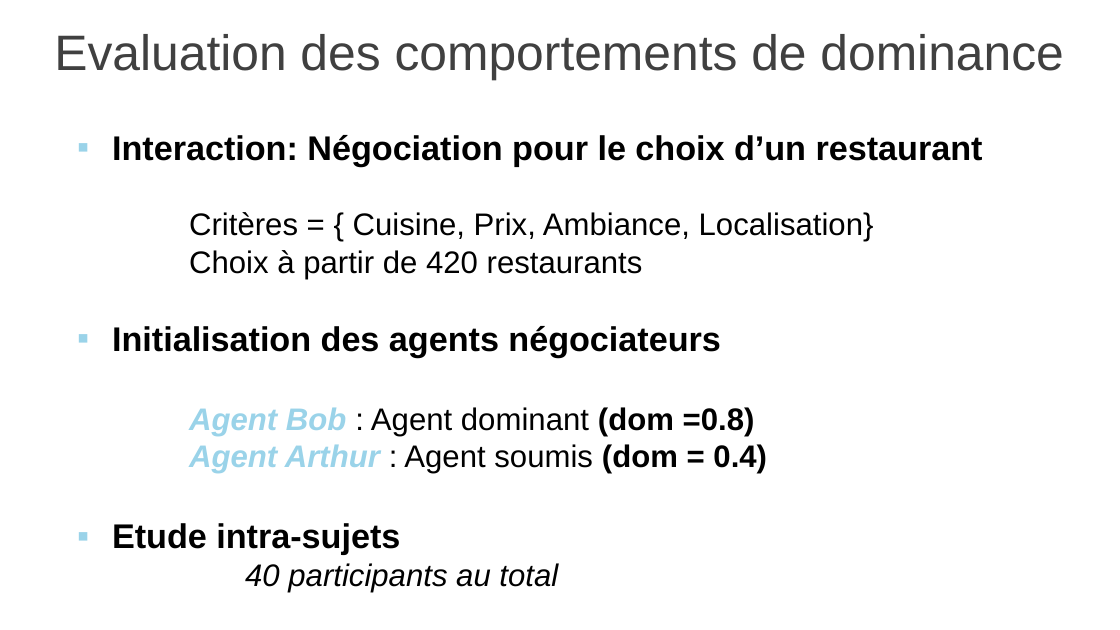
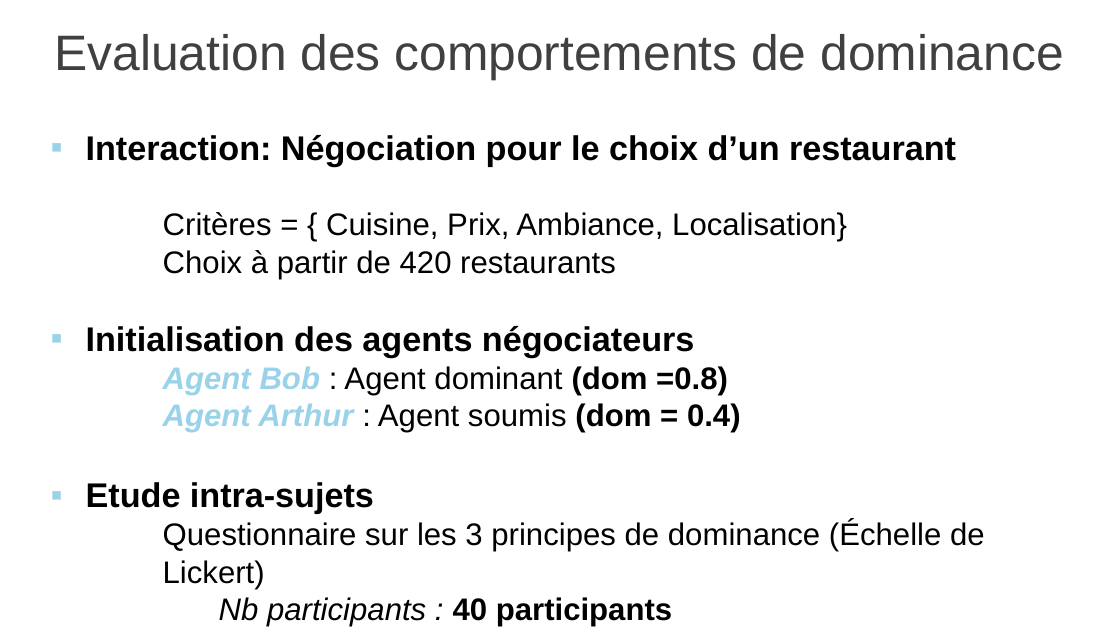
Before and after one commit to Olydia/Discolog, a slide deck: slide 9 of papers/Presentations/WACAI18/WACAI18.pptx. Drawn at 1120x630 pixels with LibreOffice and Linux fonts; fonts in the diff are those of the drawing; background and template pictures are left out. Boxes give left, top, right and bottom in pixels: in the first picture for what was removed or moved away, otherwise in the second. Text is boxed around its words. In the diff, an @@ line names an element or a change of style, - is before the commit and + after.

```diff
--- a/papers/Presentations/WACAI18/WACAI18.pptx
+++ b/papers/Presentations/WACAI18/WACAI18.pptx
@@ text "Interaction: Négociation pour le choix ..." moved from (x1=112, y1=135, x2=983, y2=593) to (x1=86, y1=135, x2=985, y2=589) @@
@@ text at (x1=163, y1=521, x2=985, y2=589): text changed; italic off @@
-  40 participants au total
+    Questionnaire sur les 3 principes de dominance (Échelle de Lickert)
+  Nb participants : 40 participants
```
Also in this commit, not shown: 1 other file.
